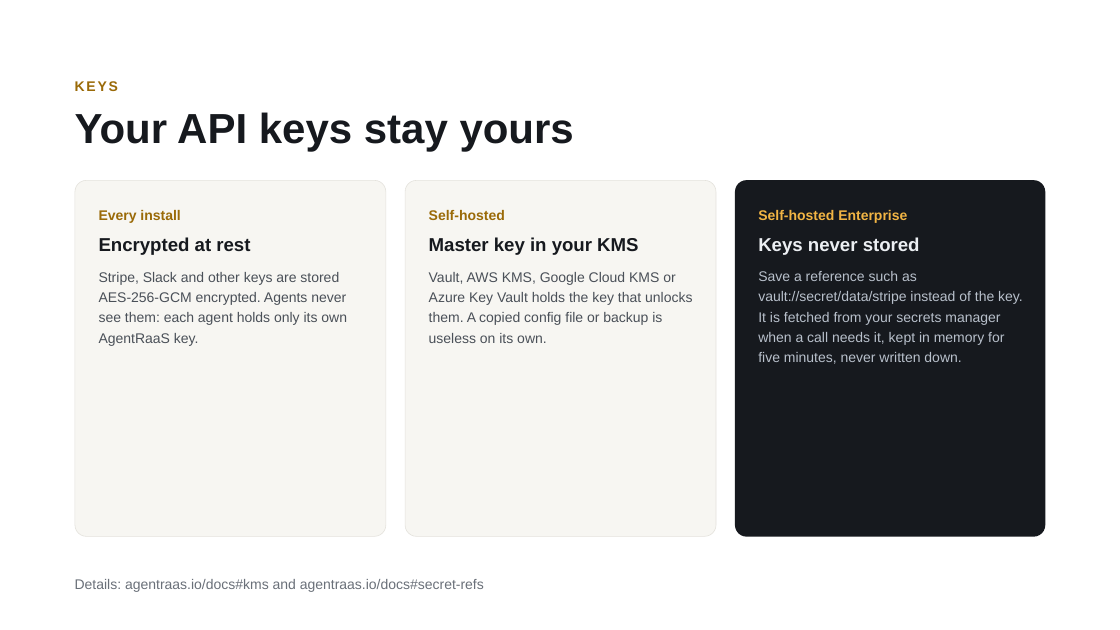
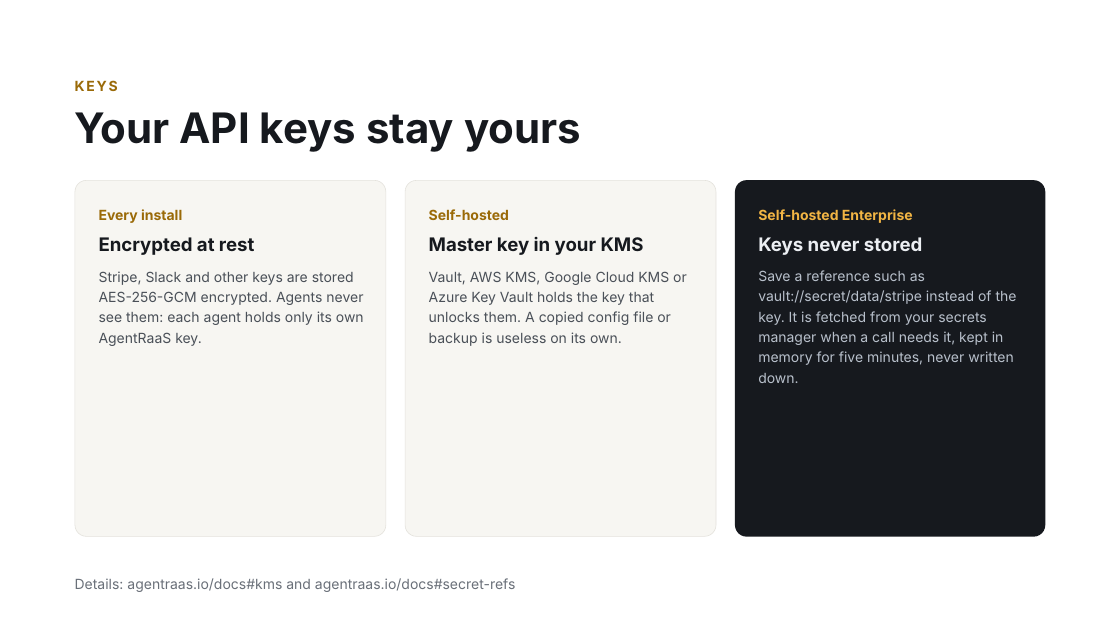
Before and after one commit to agentraas/agentraas, a slide deck: slide 10 of docs/presentations/AgentRaaS-deck.pptx. Drawn at 1120x630 pixels with LibreOffice and Linux fonts; fonts in the diff are those of the drawing. Boxes give left, top, right and bottom in pixels: in the first picture for what was removed or moved away, otherwise in the second. Text is boxed around its words. In the diff, an @@ line names an element or a change of style, - is before the commit and + after.

```diff
--- a/docs/presentations/AgentRaaS-deck.pptx
+++ b/docs/presentations/AgentRaaS-deck.pptx
@@ font Arial to Inter in 12 elements at bbox=[75, 80, 118, 91], bbox=[99, 209, 182, 223], bbox=[99, 237, 254, 255], bbox=[99, 271, 364, 346], bbox=[429, 209, 509, 220], bbox=[429, 237, 644, 255], bbox=[429, 271, 687, 346], bbox=[758, 209, 913, 223], bbox=[758, 237, 922, 255], bbox=[758, 270, 1017, 383], bbox=[75, 578, 516, 592], bbox=[75, 112, 581, 152] @@
```
Also in this commit, not shown: 12 other slides changed, 1 other file.
